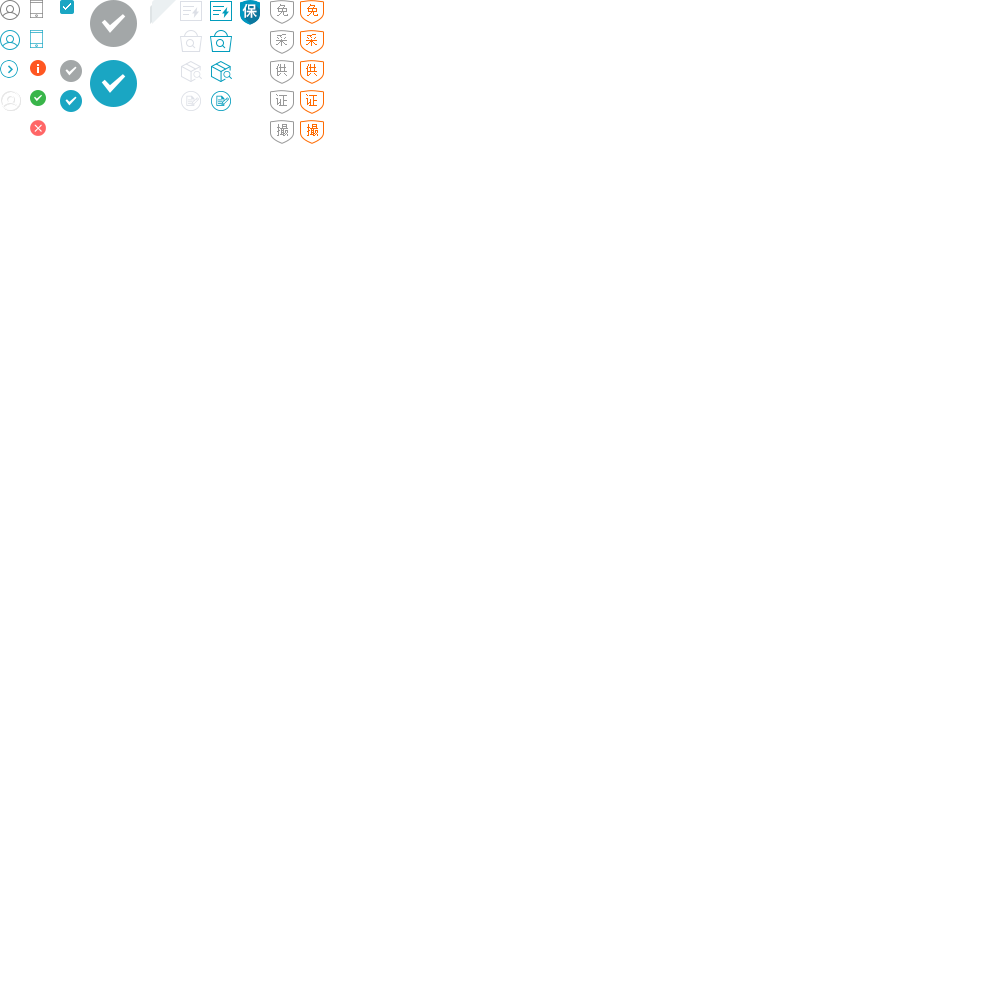
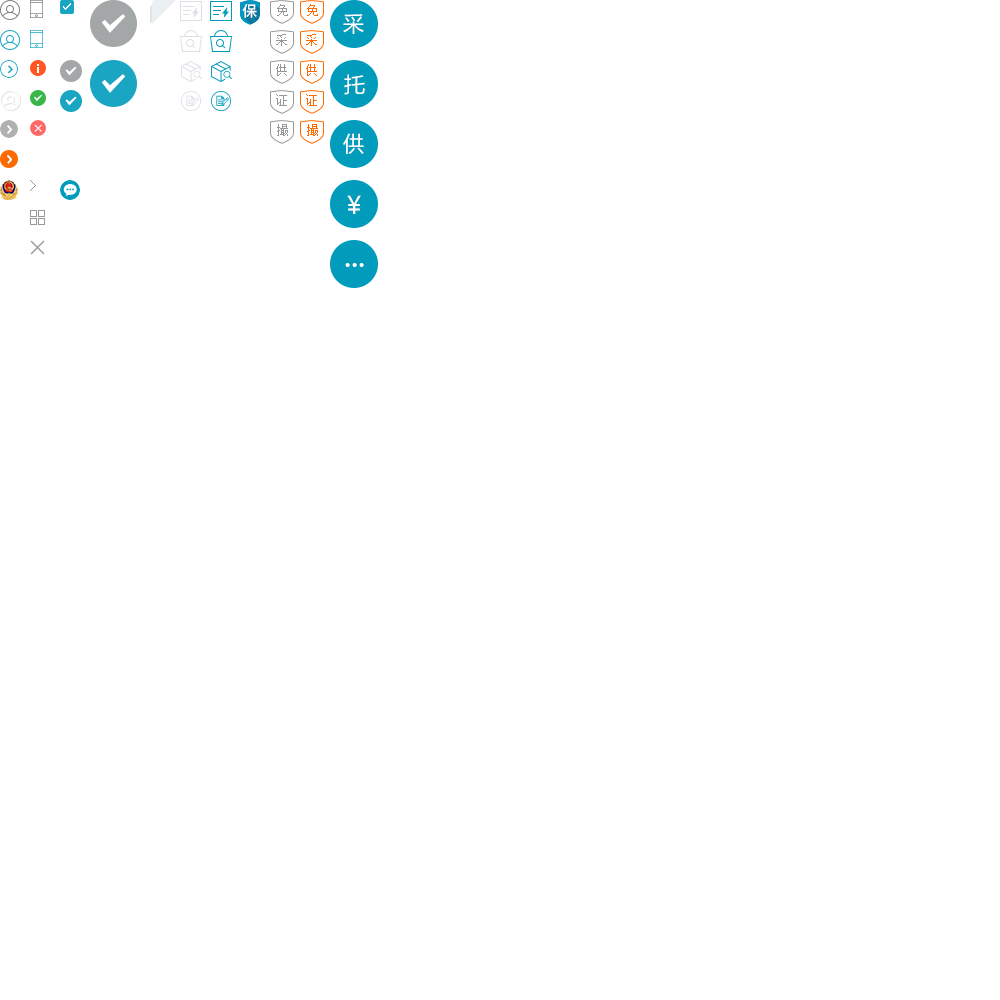
Before/after of a 1000px x 1000px layered artwork. What changed in the layer stack:
added layer "图层 8" above "矩形 15" over [30, 240, 45, 255]
added layer "矩形 15" above "图层 7" over [30, 210, 45, 225]
added layer "图层 7" above "图层 6" over [60, 180, 80, 200]
added layer "图层 6" (70%) above "图层 5" over [30, 180, 36, 191]
added layer "图层 5" above "图层 5 拷贝" over [0, 120, 18, 138]
added layer "图层 5 拷贝" above "ba" over [0, 150, 18, 168]
added layer "ba" above "组 8" over [0, 180, 18, 200]
added group "组 8" with 5 layers above "组 7 拷贝" over [330, 0, 378, 288]
added layer "···" in group "组 8" over [330, 240, 378, 288]
added layer "￥" in group "组 8" over [330, 180, 378, 228]
added layer "供" (1st of 5, in "组 8") in group "组 8" over [330, 120, 378, 168]
added layer "托" in group "组 8" over [330, 60, 378, 108]
added layer "采" (1st of 5, in "组 8") in group "组 8" over [330, 0, 378, 48]
